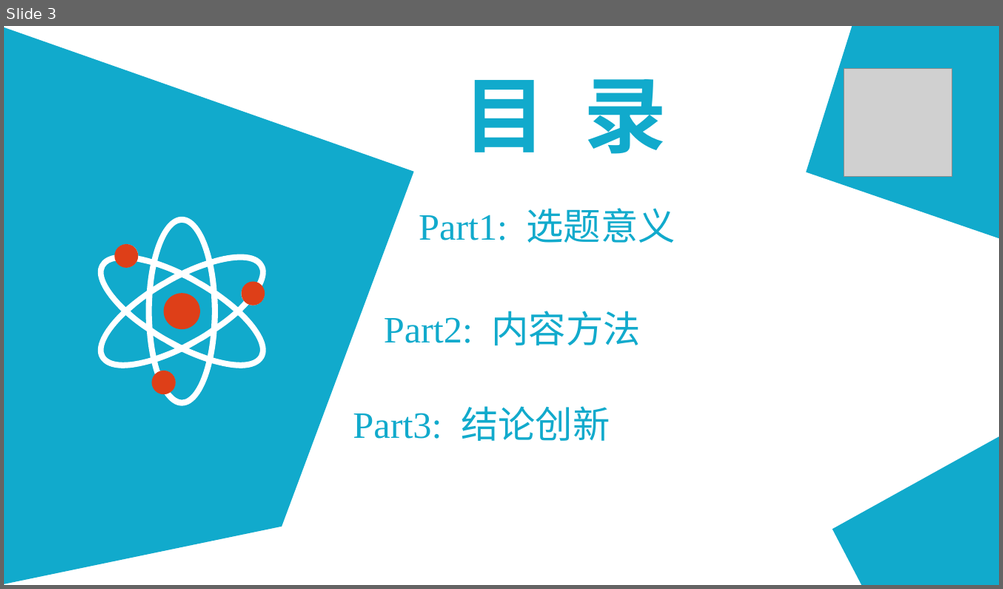
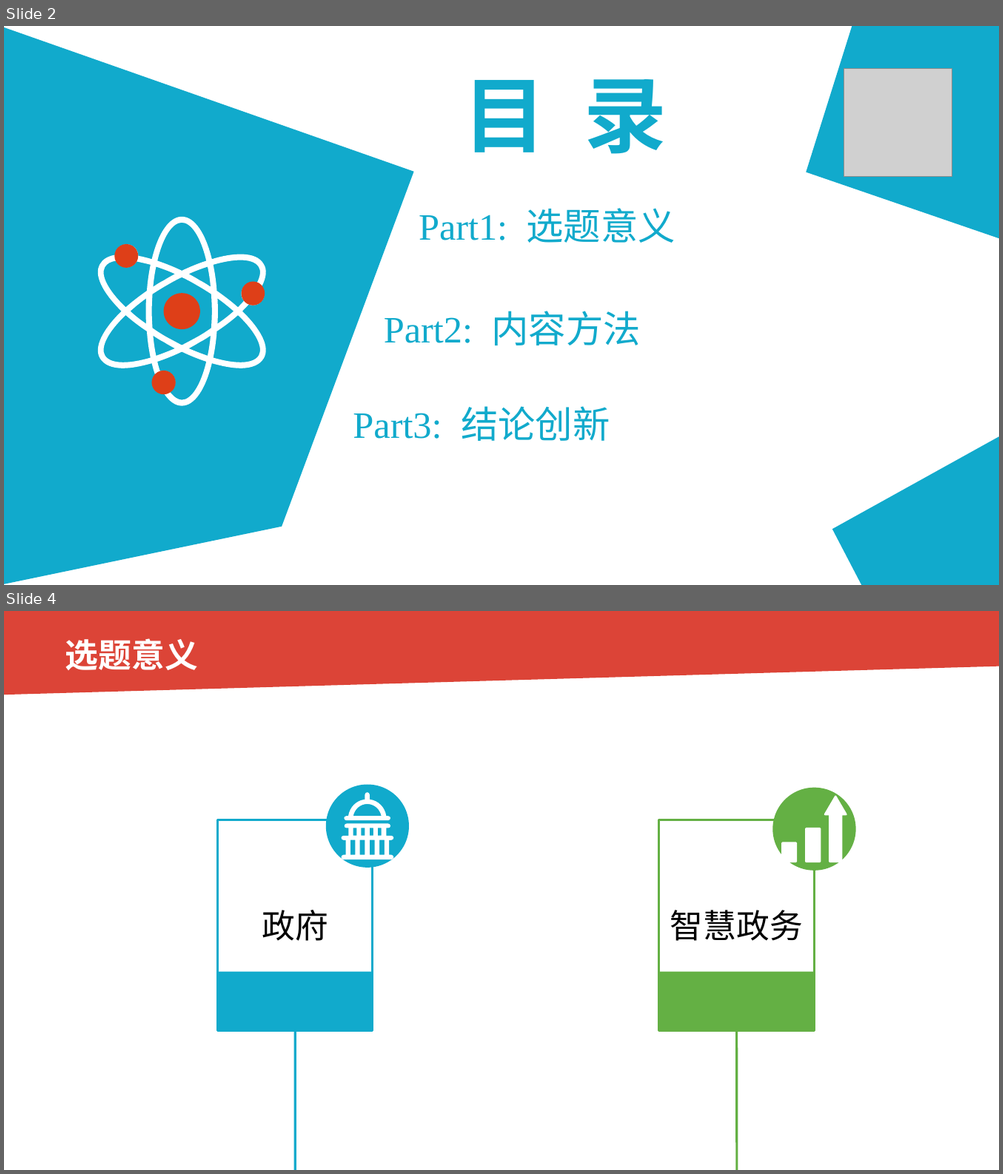
Before and after one commit to RyanWangg/FinalPaper, a slide deck: 毕业论文答辩展示.ppt. Shown one above the other, each under a label of ours: slide 3 before the commit, slides 2 and 4 after it; the slides between them are not shown. The pictures are 1003x589 and 1003x1174 pixels, drawn with LibreOffice and Linux fonts; fonts in the diff are those of the drawing; grey boxes stand for pictures; background and template pictures are left out. Boxes give left, top, right and bottom in pixels: in the first picture for what was removed or moved away, otherwise in the second. Text is boxed around its words. In the diff, an @@ line names an element or a change of style, - is before the commit and + after.

```diff
--- a/毕业论文答辩展示.ppt
+++ b/毕业论文答辩展示.ppt
@@ slide 4 added at <box>4,611,999,1170</box>, background picture (left out) @@
@@ freeform shape added at <box>4,611,998,695</box>, fill #DC4437 @@
@@ text added at <box>65,638,198,670</box>, 32 pt, text #FFFFFF, bold @@
+选题意义
@@ ellipse added at <box>325,785,408,868</box>, fill #11AACC @@
@@ ellipse added at <box>772,788,855,871</box>, fill #64B044 @@
@@ freeform shape added at <box>341,792,393,859</box>, fill #FFFFFF @@
@@ freeform shape added at <box>781,795,846,863</box>, fill #FFFFFF @@
@@ rectangle added at <box>217,820,373,1031</box>, outline #11AACC 2.24 pt @@
@@ rectangle added at <box>659,820,814,1031</box>, outline #64B044 2.24 pt @@
@@ text added at <box>262,910,328,941</box>, 32 pt, text #000000 @@
+政府
@@ text added at <box>670,910,802,941</box>, 32 pt, text #000000 @@
+智慧政务
@@ rectangle added at <box>217,972,373,1031</box>, fill #11AACC @@
@@ rectangle added at <box>659,972,814,1031</box>, fill #64B044 @@
@@ line added from (295, 1031) to (295, 1170), #11AACC 2.24 pt @@
@@ line added from (736, 1031) to (736, 1170), #64B044 2.24 pt @@
@@ what was slide 3 is now slide 2 @@
```
Also in this commit, not shown: 4 slides changed, 7 other slides added, 15 slides removed.
